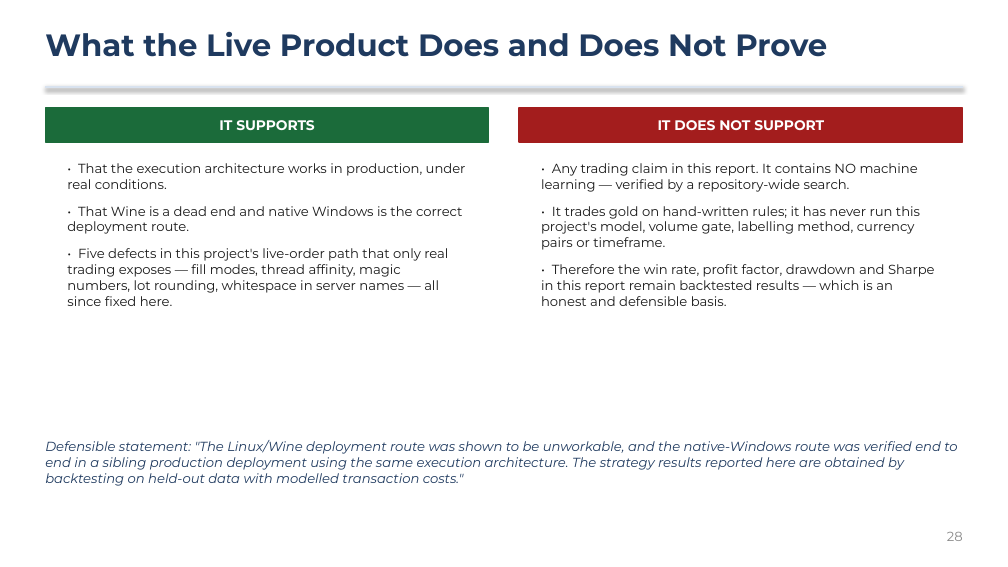
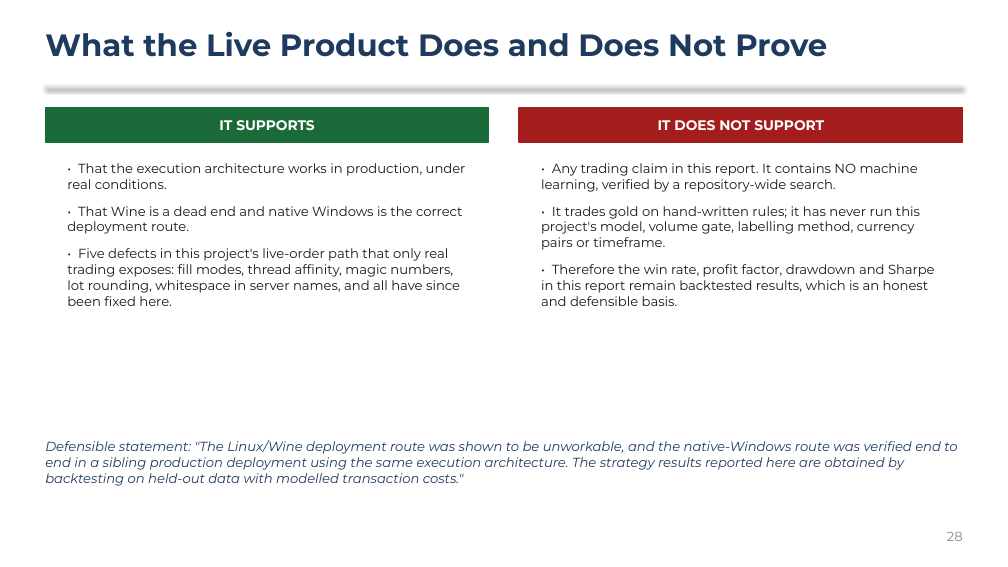
Before and after one commit to greatonical/scikit-automated-trading-system, a slide deck: slide 28 of docs/DEFENCE_PRESENTATION.pptx. Drawn at 1008x567 pixels with LibreOffice and Linux fonts; fonts in the diff are those of the drawing. Boxes give left, top, right and bottom in pixels: in the first picture for what was removed or moved away, otherwise in the second. Text is boxed around its words. In the diff, an @@ line names an element or a change of style, - is before the commit and + after.

```diff
--- a/docs/DEFENCE_PRESENTATION.pptx
+++ b/docs/DEFENCE_PRESENTATION.pptx
@@ text at (541,163,918,192): text changed @@
-• Any trading claim in this report. It contains NO machine learning — verified by a repository-wide search.
+• Any trading claim in this report. It contains NO machine learning, verified by a repository-wide search.
@@ text at (67,248,460,306): text changed @@
-• Five defects in this project's live-order path that only real trading exposes — fill modes, thread affinity, magic numbers, lot rounding, whitespace in server names — all since fixed here.
+• Five defects in this project's live-order path that only real trading exposes: fill modes, thread affinity, magic numbers, lot rounding, whitespace in server names, and all have since been fixed here.
@@ text at (541,264,935,306): text changed @@
-• Therefore the win rate, profit factor, drawdown and Sharpe in this report remain backtested results — which is an honest and defensible basis.
+• Therefore the win rate, profit factor, drawdown and Sharpe in this report remain backtested results, which is an honest and defensible basis.
```
Also in this commit, not shown: 29 other slides changed, 2 other files.
